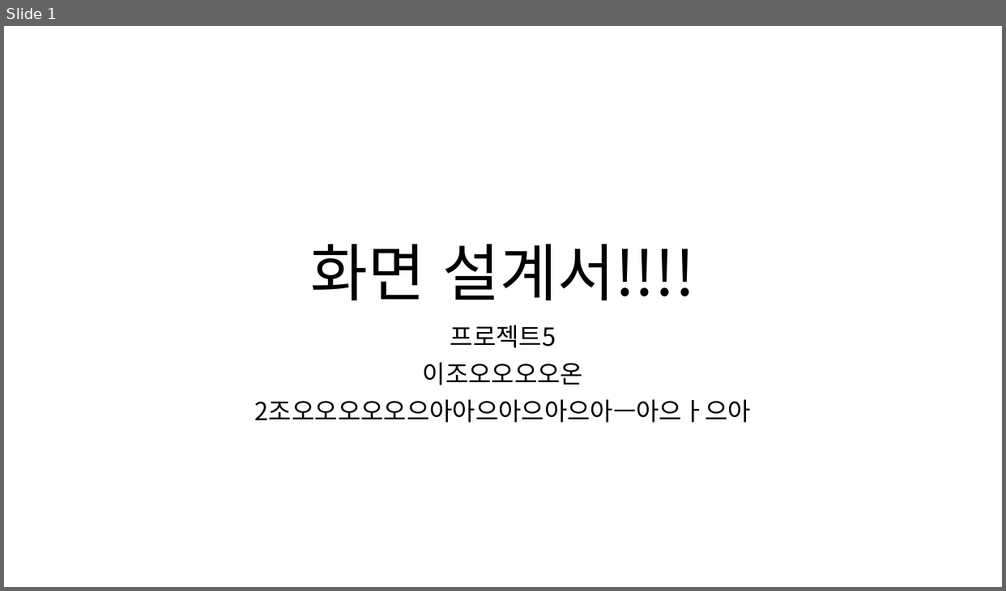
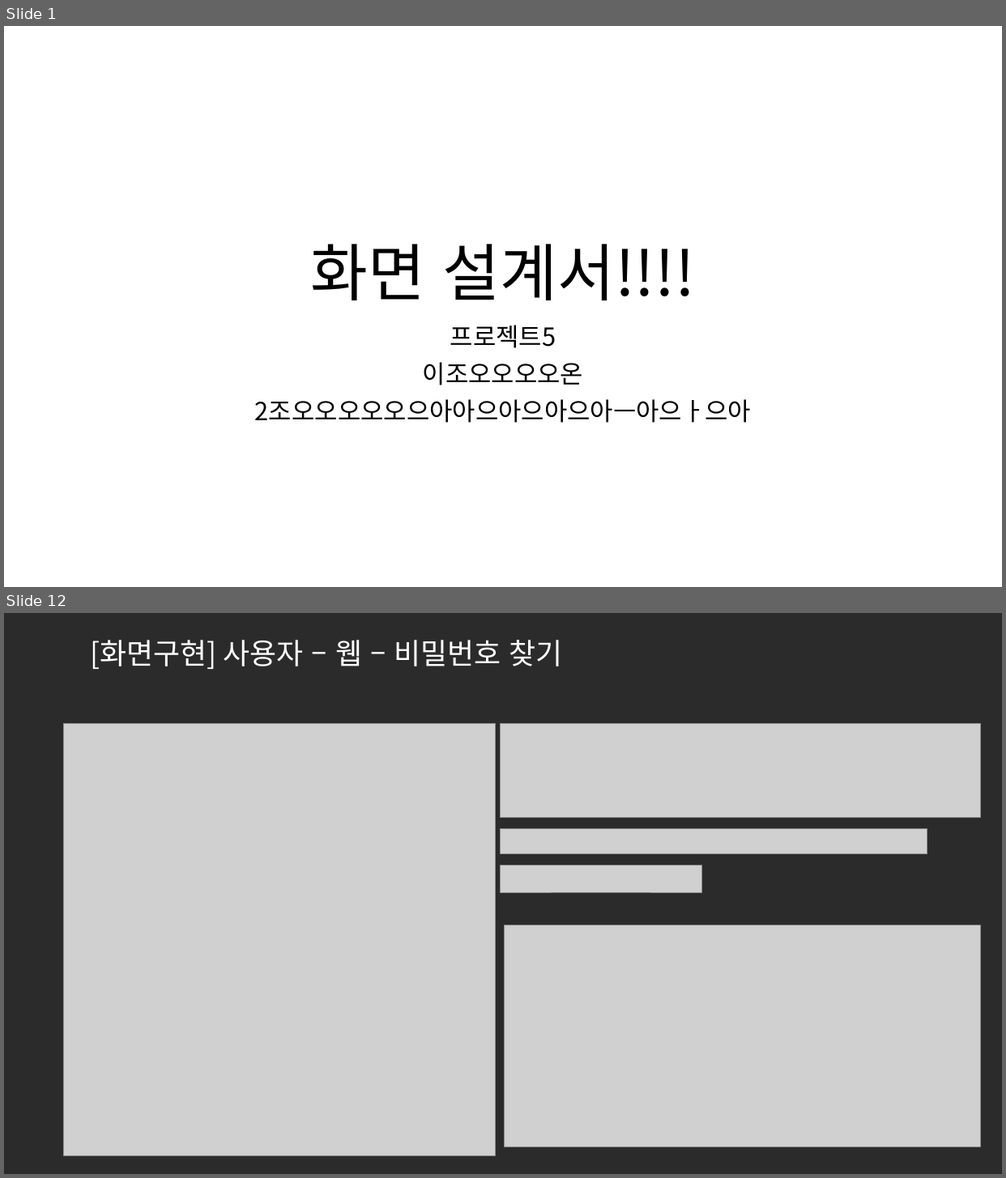
Before and after one commit to ezenteam2/e-Zone, a slide deck: 0 발표용 파워포인트/0417 3차발표/0417 project05 - 파워포인트 - 기범.pptx. Shown one above the other, each under a label of ours: slide 1 before the commit, slides 1 and 12 after it; the slides between them are not shown. The pictures are 1006x591 and 1006x1178 pixels, drawn with LibreOffice and Linux fonts; fonts in the diff are those of the drawing; grey boxes stand for pictures; background and template pictures are left out; a plain dark background stands for a picture behind light text. Boxes give left, top, right and bottom in pixels: in the first picture for what was removed or moved away, otherwise in the second. Text is boxed around its words. In the diff, an @@ line names an element or a change of style, - is before the commit and + after.

```diff
--- a/0 발표용 파워포인트/0417 3차발표/0417 project05 - 파워포인트 - 기범.pptx
+++ b/0 발표용 파워포인트/0417 3차발표/0417 project05 - 파워포인트 - 기범.pptx
@@ slide 12 added at <box>4,613,1002,1174</box>, background picture (left out) @@
@@ title added at <box>90,640,563,669</box>, 28 pt, text #FFFFFF @@
+[화면구현] 사용자 – 웹 – 비밀번호 찾기
@@ picture added at <box>63,724,495,1157</box> @@
@@ picture added at <box>501,724,981,818</box> @@
@@ picture added at <box>501,828,928,854</box> @@
@@ picture added at <box>501,865,702,892</box> @@
@@ picture added at <box>504,926,980,1148</box> @@
```
Also in this commit, not shown: 15 other slides added, 1 other file.
